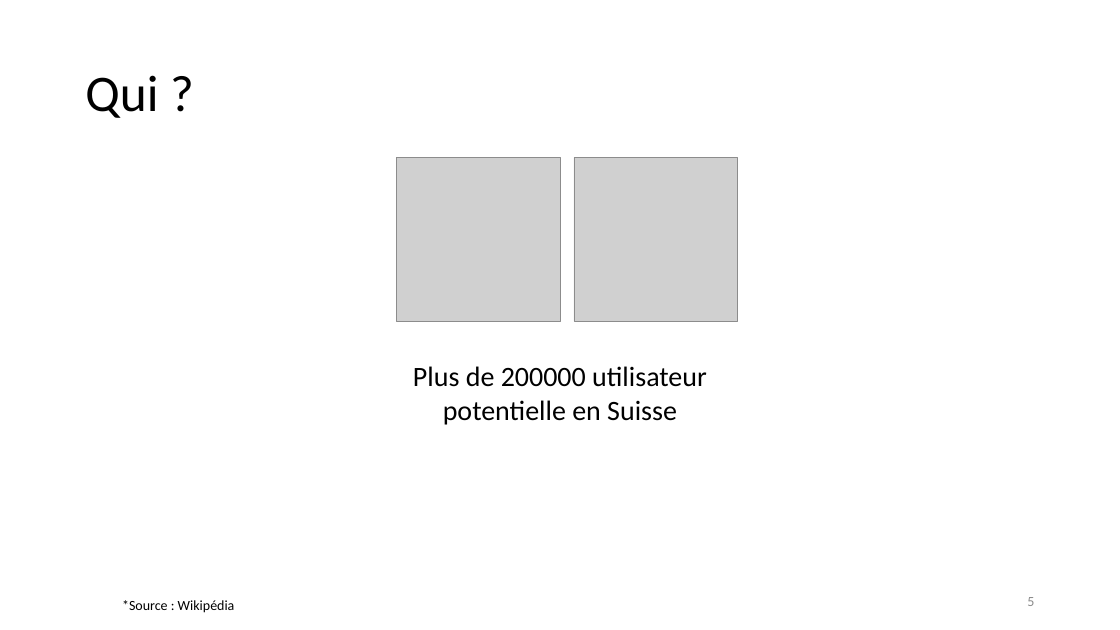
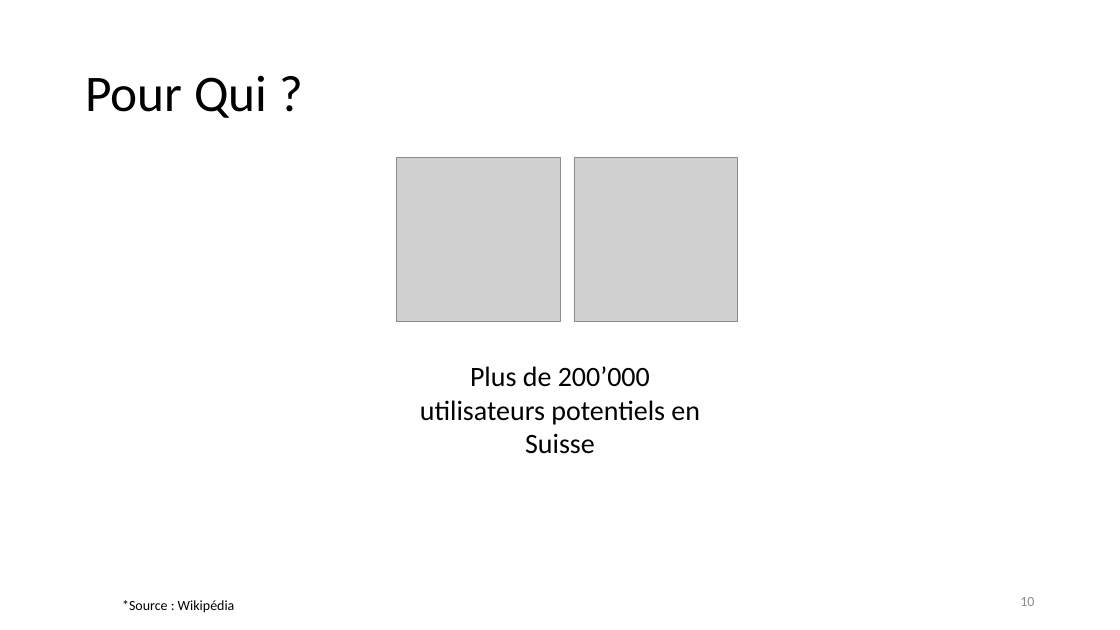
Before and after one commit to unige-pinfo-2019/PInfo1, a slide deck: slide 10 of Docs/UNIbay_DeskPitch.pptx (slide 5 before the commit). Drawn at 1120x630 pixels with LibreOffice and Linux fonts; fonts in the diff are those of the drawing; grey boxes stand for pictures. Boxes give left, top, right and bottom in pixels: in the first picture for what was removed or moved away, otherwise in the second. Text is boxed around its words. In the diff, an @@ line names an element or a change of style, - is before the commit and + after.

```diff
--- a/Docs/UNIbay_DeskPitch.pptx
+++ b/Docs/UNIbay_DeskPitch.pptx
@@ title at <box>85,75,267,118</box>: text changed @@
-Qui ?
+Pour Qui ?
@@ text at <box>420,366,700,454</box>: text changed @@
-Plus de 200000 utilisateur potentielle en Suisse
+Plus de 200’000 utilisateurs potentiels en Suisse
@@ page number at <box>1020,597,1034,606</box>: text changed @@
-5
+10
```
Also in this commit, not shown: 9 other slides changed, 7 slides added, 1 slide removed.
